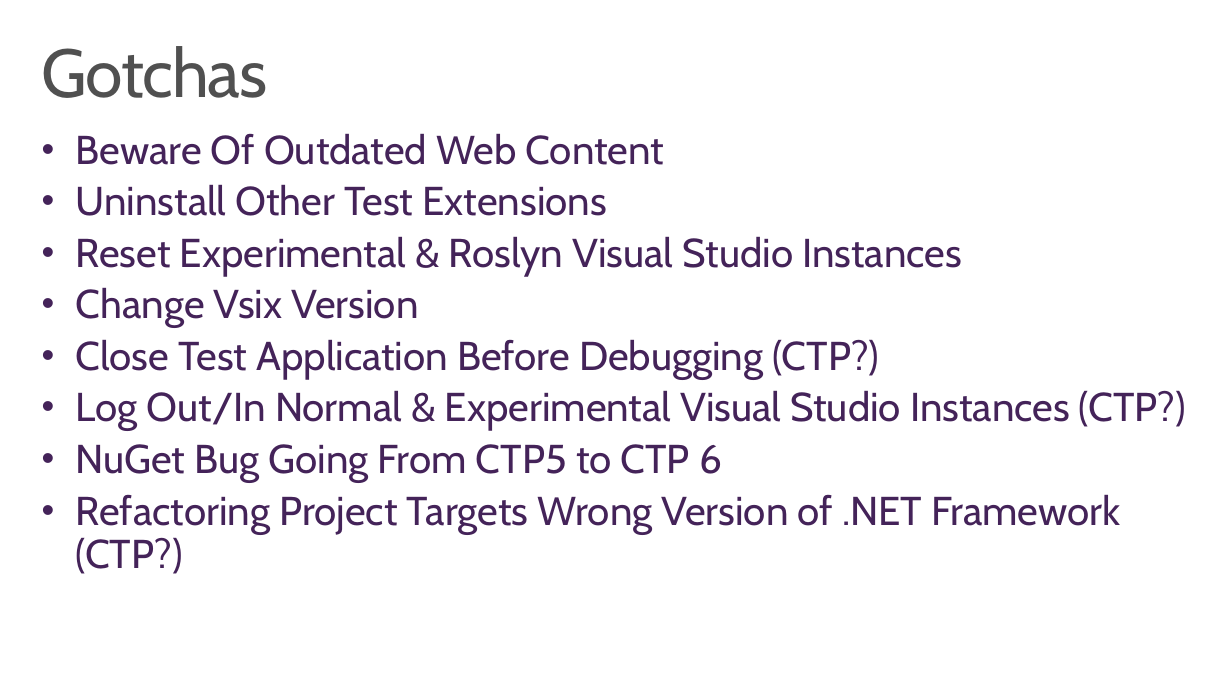
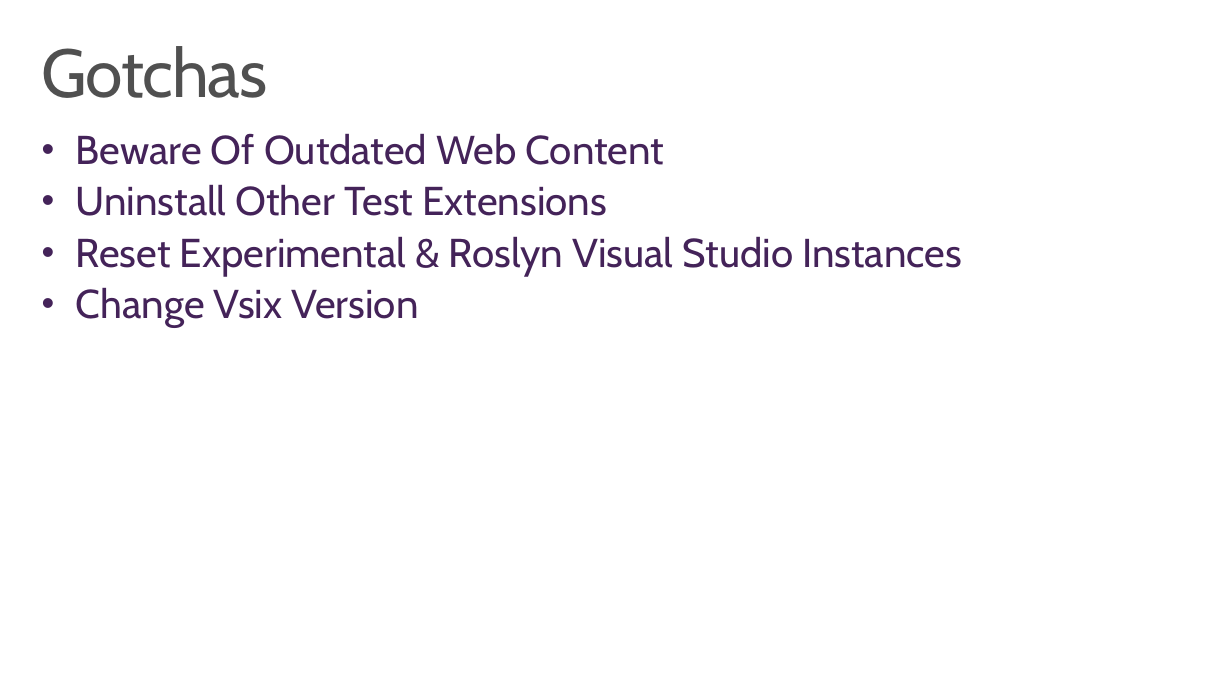
Before and after one commit to jlattimer/GoingBeyondReSharperWithRoslyn_Demo, a slide deck: slide 14 of Going Beyond ReSharper with Roslyn.pptx. Drawn at 1232x693 pixels with LibreOffice and Linux fonts; fonts in the diff are those of the drawing. Boxes give left, top, right and bottom in pixels: in the first picture for what was removed or moved away, otherwise in the second. Text is boxed around its words. In the diff, an @@ line names an element or a change of style, - is before the commit and + after.

Commit message:
Slide update to RC

```diff
--- a/Going Beyond ReSharper with Roslyn.pptx
+++ b/Going Beyond ReSharper with Roslyn.pptx
@@ text at (x1=76, y1=339, x2=1186, y2=574): paragraphs removed @@
-• Close Test Application Before Debugging (CTP?)
-• Log Out/In Normal & Experimental Visual Studio Instances (CTP?)
-• NuGet Bug Going From CTP5 to CTP 6
-• Refactoring Project Targets Wrong Version of .NET Framework (CTP?)
```
Also in this commit, not shown: 3 other slides changed, 1 slide added.
